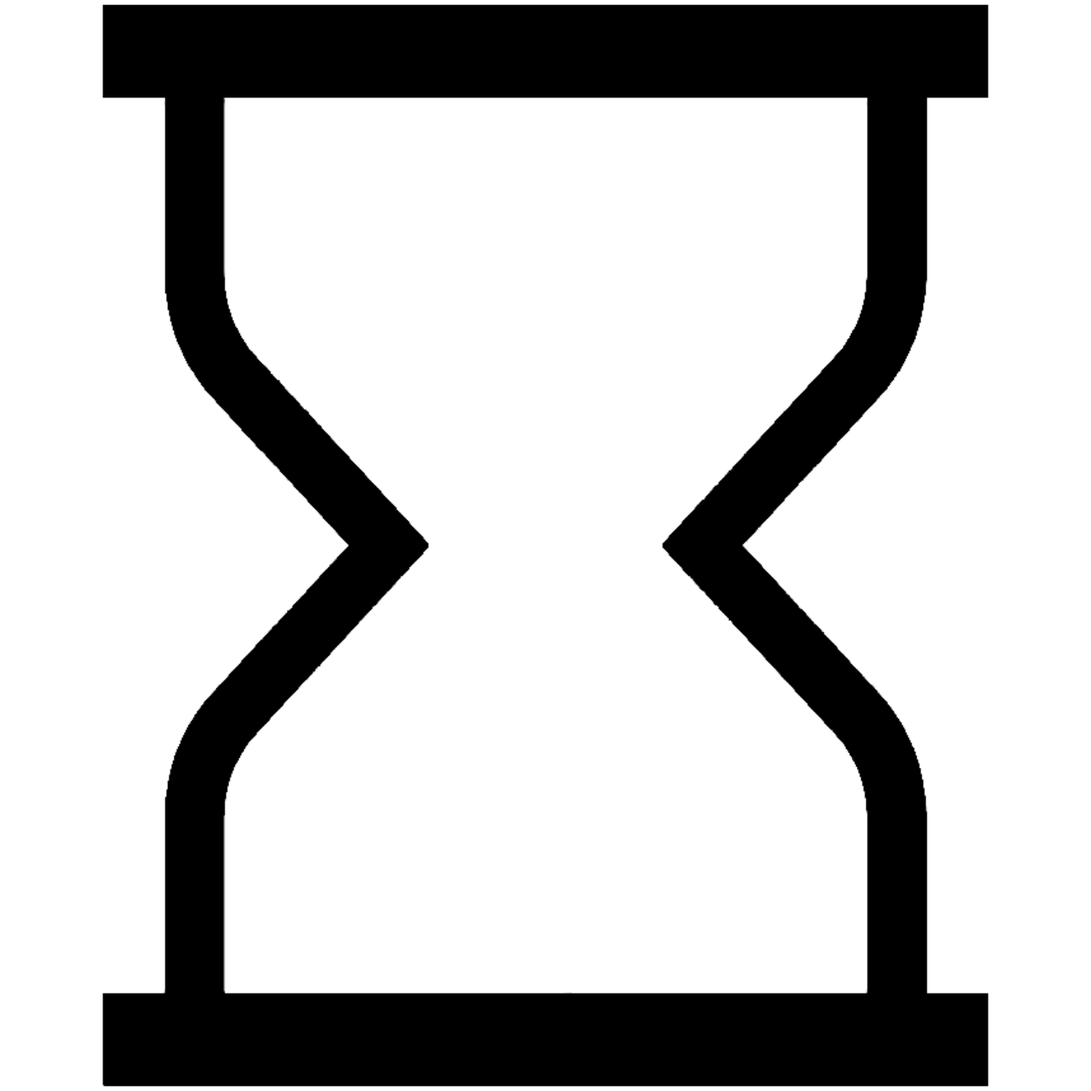
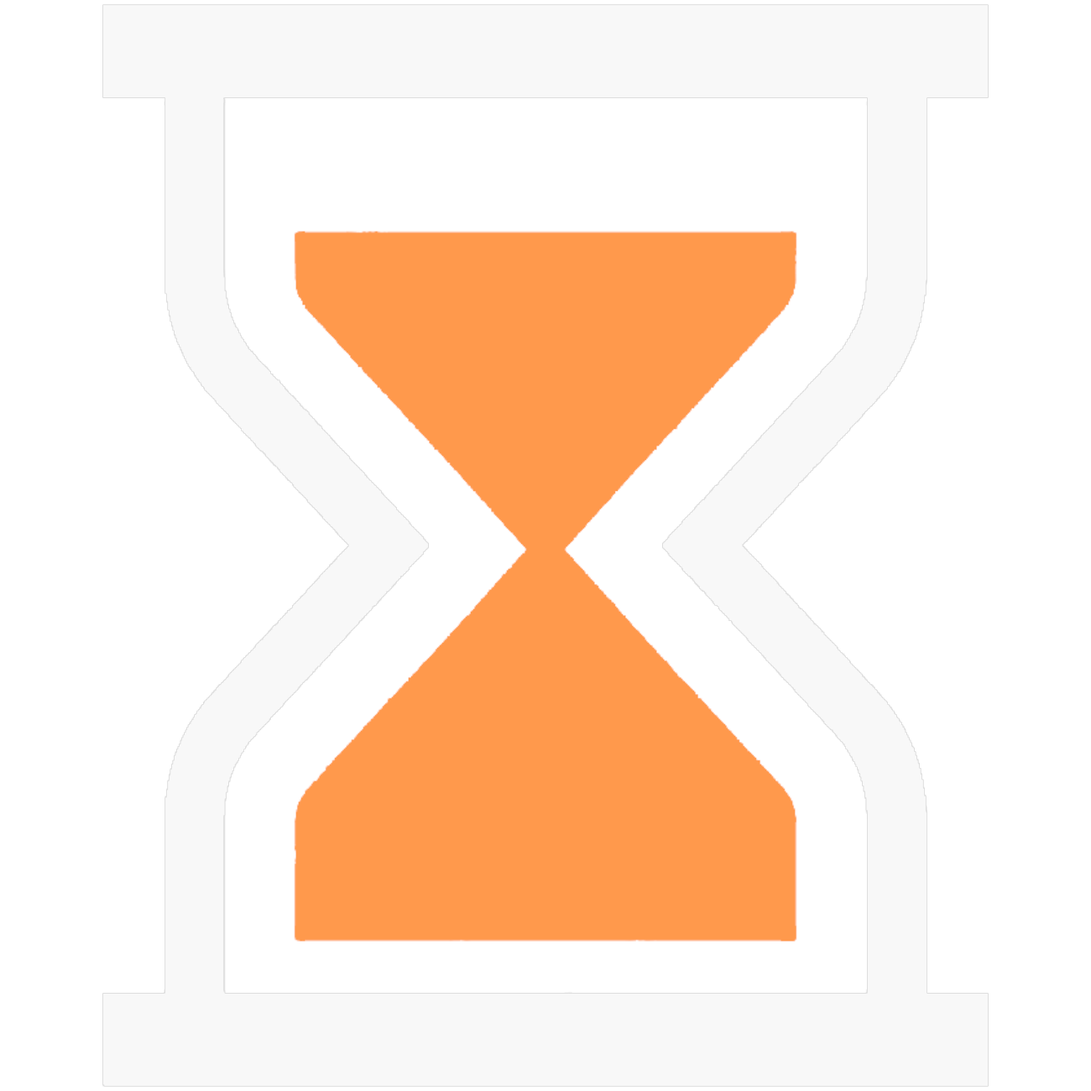
Layer changes from the first 1091 x 1091 image to the second:
painted on "Layer #3" over [293, 230, 798, 943]
painted on "Layer #2" over [102, 4, 990, 1088]
